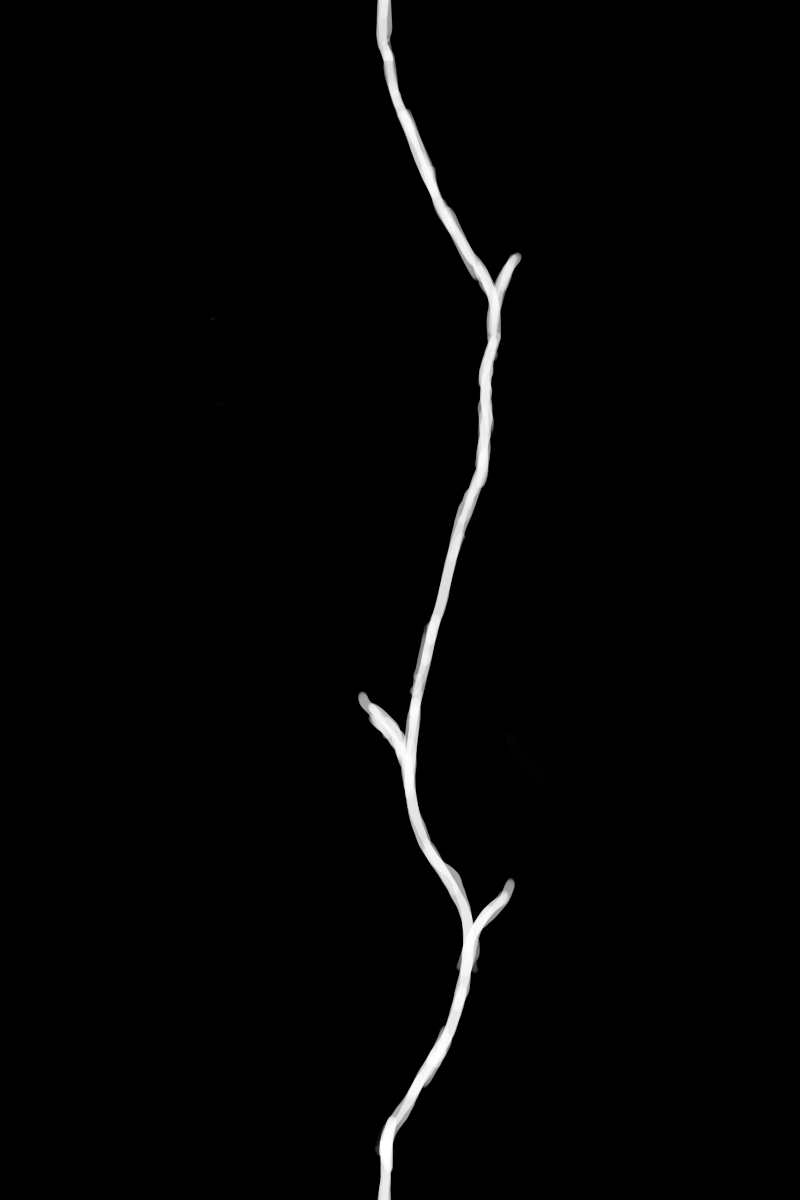
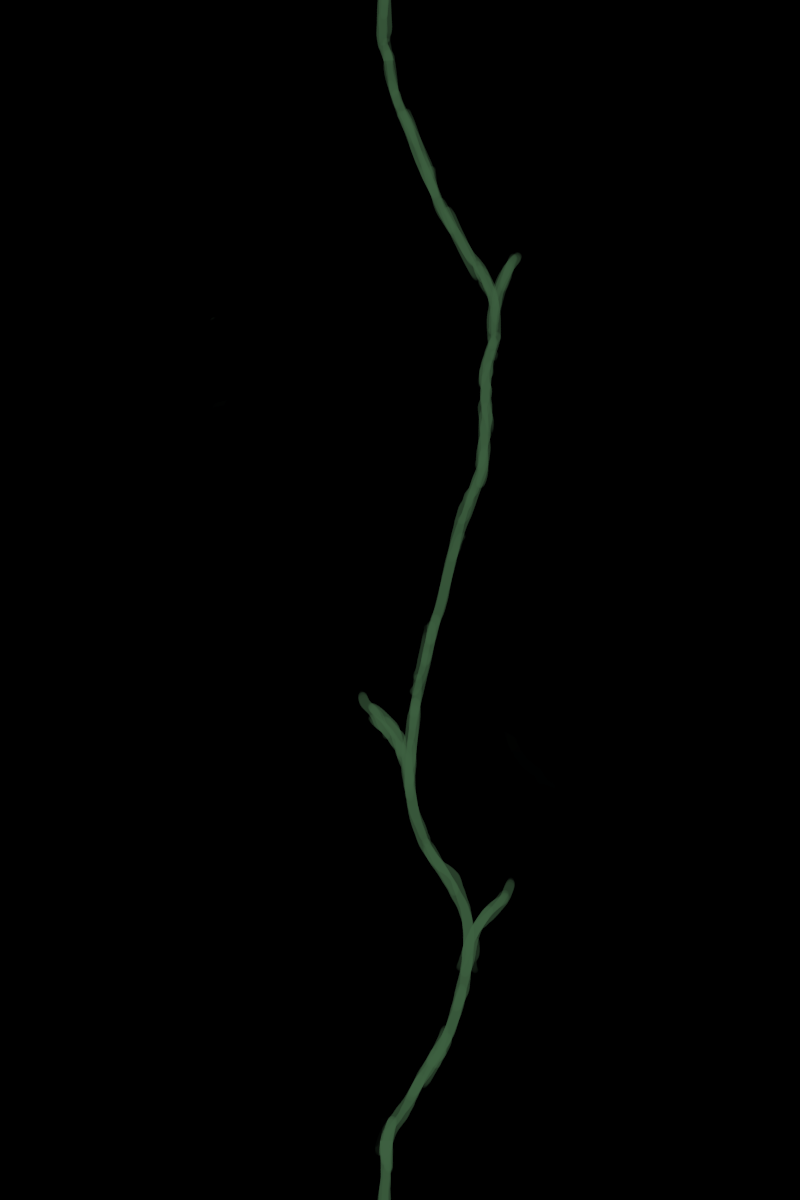
Layered file, before and after one edit (800×1200). Changes by layer:
pixels changed over [left=210, top=0, right=522, bottom=1200] (layer not identified)
